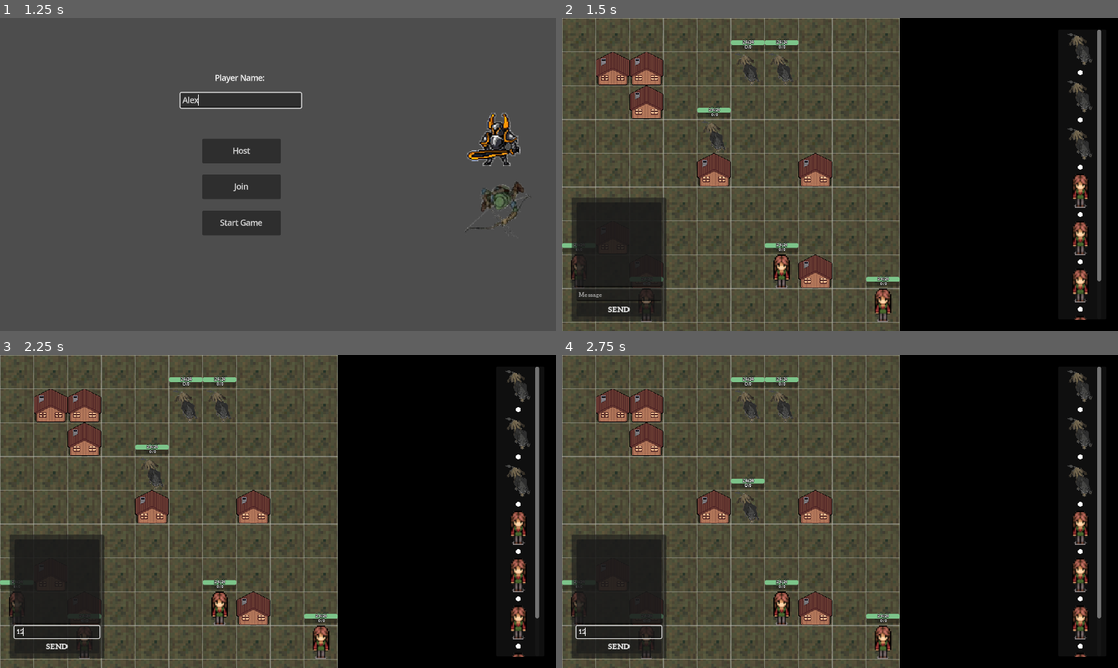
Above: before the commit, frames 1-4 (two rows, left to right).
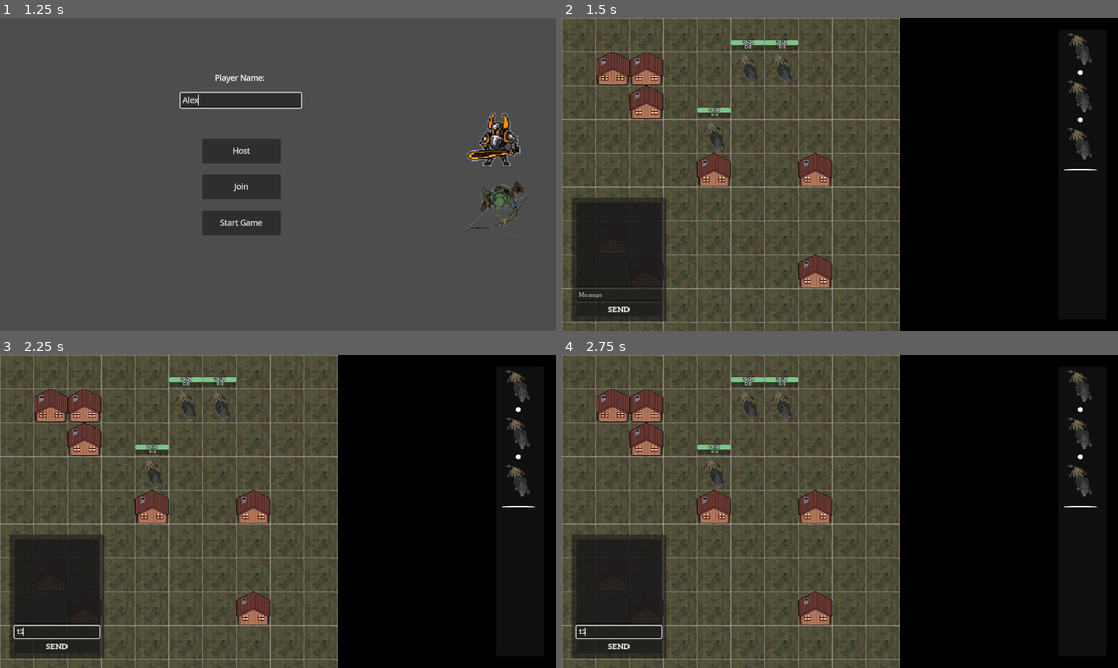
Above: after the commit, the same moments.

Repository: Valar1415/Seed
Game: Godot game, scene res://Utility/Multiplayer Management/MultiplayerController.tscn
The game is run twice, just before and just after one commit, with the same random seed, the same clock (stepped at 60 frames per second) and the same inputs.
Inputs (mouse positions are in pixels of both pictures, inside the frame that each line leads up to):
- Up to frame 1 (1.25 s): click (239, 99) at 0.52 s; type "Alex" at 0.6 s
- Up to frame 2 (1.5 s): click "Start Game" at 1.25 s
- Up to frame 3 (2.25 s): click (55, 633) at 2.02 s; type "12" at 2.1 s
- Up to frame 4 (2.75 s): no input

Frame 1 is identical in both runs. In frame 2, 2.2% of the frame differs, in the area x 0-97%, y 3-98%; in frame 3, 2.1%; in frame 4, 2.6%.
Error after the commit: Invalid access to property or key 'name' on a base object of type 'Nil'. (res://Characters/NPCs/enemy_class.gd:49)

Commit message:
Classes :100:

Diff:
--- /dev/null
+++ b/Characters/NPCs/enemy_class.gd
@@ -0,0 +1,217 @@
+extends Area2D
+class_name Enemy
+
+## SIGNALS
+signal turn_end
+
+## GET NODES
+@onready var tile_map: Node2D = $"../../../TileMap"
+@onready var tileMap_ground: TileMapLayer = $"../../../TileMap/Ground"
+@onready var range: Area2D = $Range
+@onready var allies: Node2D = $"../../Allies"
+
+## ATTACK
+var atk_targets: Array = []
+
+## ATTRIBUTES
+@export var base_movement := 2
+@export var initiative := "1d400"
+@export var max_health := 24
+@export var health := 24
+@export var movement := 2
+@export var rolls := 1
+@export var max_armor: int = 15
+@export var armor: int = 0
+
+## PATHFINDING
+@onready var astar = tile_map.astar
+var path: Array[Vector2i]
+
+func _ready():
+	var closest_tile = tileMap_ground.local_to_map(global_position)
+	global_position = tileMap_ground.map_to_local(closest_tile)
+	set_tilemap_obstacle(true)
+
+#func _unhandled_input(event: InputEvent) -> void: # DEBUG
+	#if event.is_action_pressed("DEBUG_K"):
+		#print("wolf move")
+		#path = tile_map.astar.get_id_path(
+			#tile_map.ground.local_to_map(global_position),
+			#tile_map.ground.local_to_map(player.position)
+		#).slice(1) # Ignore first tile
+		#movement = 2
+		#act()
+
+@rpc("any_peer", "call_local", "reliable")
+func act():
+	set_tilemap_obstacle(false)
+	var target = pick_target()
+	print_rich("[color=red][b]%s:[/b][/color] %s" % ["Enemy target", target.name])
+	get_path_to_target(target)
+	if path.is_empty(): # Do nothing if target inaccessible
+		return
+
+
+	atk_targets.clear()
+	check_atk_targets_in_range()
+	if atk_targets.is_empty():
+		await move()
+
+		atk_targets.clear()
+		check_atk_targets_in_range()
+		if !atk_targets.is_empty(): # If found target, attack
+			await rotate_towards_target(target.global_position)
+			attack(target)
+		else: # Use roll for movement
+			movement = base_movement
+			rolls = 0
+			await move()
+	else:
+		await rotate_towards_target(target.global_position)
+		attack(target)
+
+
+	await get_tree().create_timer(2).timeout
+	set_tilemap_obstacle(true)
+	UiEventBus.turn_end.emit(self)
+	emit_signal("turn_end")
+
+
+func attack(target_enemy):
+	while rolls > 0:
+		var rolled_ability = DiceRoll.roll("1d6")
+		match rolled_ability:
+			1,2,3:
+				pass
+			4,5:
+				pass
+			6:
+				pass
+		rolls -= 1
+		atk_targets.clear()
+		check_atk_targets_in_range()
+		await get_tree().create_timer(0.5).timeout
+
+func move():
+	while movement > 0:
+		if path.size() == 1:
+			break
+		var target_pos = tile_map.ground.map_to_local(path.front()) # For movement
+
+		global_position = target_pos # Move Wolf
+
+
+		await get_tree().create_timer(0.5).timeout
+
+		if global_position == target_pos:
+			path.pop_front()
+			movement -= 1
+
+func check_atk_targets_in_range():
+	var areas = range.get_overlapping_areas()
+	if areas.is_empty():
+		return
+
+	for area in areas:
+		if area.is_in_group("dead") or area.is_in_group("obstacle"):
+			continue
+		else:
+			atk_targets.append(area)
+
+func pick_target():
+	var closest_target = null
+	var closest_distance = INF  # Start with a very large number for comparison
+
+	#var allies = get_tree().get_nodes_in_group("allies")  # Get all allies in the group
+	for ally in allies.get_children():
+		if not ally.is_in_group("dead"):
+			var distance = global_position.distance_to(ally.global_position)
+
+			if distance < closest_distance:  # Compare current ally's distance
+				closest_distance = distance  # Update closest distance
+				closest_target = ally          # Set this ally as the closest one
+
+	return closest_target  # Return the closest ally
+
+func rotate_towards_target(target):
+	var direction = (target - global_position).normalized()
+
+	# Determine the closest cardinal direction
+	var cardinal_direction = Vector2()
+
+	if abs(direction.x) > abs(direction.y):
+		cardinal_direction.x = sign(direction.x)  # Either 1 or -1 for left/right
+	else:
+		cardinal_direction.y = sign(direction.y)  # Either 1 or -1 for up/down
+
+	# Set the rotation based on the cardinal direction
+	if cardinal_direction.x == 1:
+		rotation = 0  # Right
+	elif cardinal_direction.x == -1:
+		rotation = deg_to_rad(180)  # Left
+	elif cardinal_direction.y == 1:
+		rotation = deg_to_rad(90)  # Down
+	elif cardinal_direction.y == -1:
+		rotation = deg_to_rad(-90)  # Up
+
+	rotation += deg_to_rad(-90)
+	await get_tree().create_timer(0.5).timeout
+
+func get_path_to_target(target):
+	path = tile_map.astar.get_id_path(
+		tile_map.ground.local_to_map(global_position),
+		tile_map.ground.local_to_map(target.position)
+	).slice(1) # Ignore first tile
+
+#func act()->void:
+	  #if bSawPlayer:
+		  ## This variable holds an array
+		  ## with the path towards the player.
+		  #var path=global.tilemap.getAStarPath(self.global_position, global.player.global_position)
+		  #if path.size() > 2:
+			  #path.pop_front() # This removes the starting point from the path
+			  #var vTarget=path.pop_front() # This gives us the point towards the enemy should move
+			  #self.moveTo(vTarget)
+		  #else:
+			  ## This "if" checks if the enemy
+			  ## is right next to the player,
+			  ## so that it can attack
+			  #if tilemapAStar.are_points_connected(global.tilemap.getAStarWorldVectorId(self.global_position),global.tilemap.getAStarWorldVectorId(global.player.global_position)):
+				  #self.attack(global.player)
+#
+	#position += Vector2.DOWN * 70
+
+
+func take_damage(amount):
+	if armor > 0:
+		var damage_to_armor = min(amount, armor)  # Reduce only the amount available in armor
+		armor -= damage_to_armor
+		amount -= damage_to_armor
+
+	if amount > 0:
+		health -= amount
+
+	if health <= 0:
+		health = 0
+		%DeathIcon.show()
+	%HealthBar.value = health
+	%HealthLbl.text = str(health, "/", max_health)
+	%ArmorBar.value = armor
+	%ArmorLbl.text = str(armor, "/", max_armor)
+
+## OVO JE BILO ZA RAYCASTTRACKING MOVEMENT
+#var second_pos = tile_map.ground.map_to_local(path[1]) # For attacks
+#raycast.target_position = to_local(second_pos) # Target position for raycast
+#$DebugIcon.global_position = second_pos
+	#raycast.enabled = true
+	#
+	#if raycast.is_colliding(): # Check for valid attack target
+		#var target = raycast.get_collider()
+		#attack(target.position)
+		#print("hello?")
+		#return
+	#raycast.enabled = false
+
+func set_tilemap_obstacle(value):
+	var current_position = tileMap_ground.local_to_map(global_position)
+	astar.set_point_solid(current_position, value)
--- a/Characters/NPCs/wolf.gd
+++ b/Characters/NPCs/wolf.gd
@@ -1,75 +1,4 @@
-extends Area2D
-
-# Get nodes
-@onready var tile_map: Node2D = $"../../../TileMap"
-@onready var tileMap_ground: TileMapLayer = $"../../../TileMap/Ground"
-@onready var range: Area2D = $Range
-@onready var allies: Node2D = $"../../Allies"
-
-# Attack
-var atk_targets: Array = []
-
-# Attributes
-const BASE_MOVEMENT := 2
-@export var initiative := "1d400"
-@export var max_health := 24
-@export var health := 24
-@export var movement := 2
-@export var rolls := 1
-@export var max_armor: int = 15
-@export var armor: int = 0
-
-# Pathfinding
-@onready var astar = tile_map.astar
-var path: Array[Vector2i]
-
-func _ready():
-	var closest_tile = tileMap_ground.local_to_map(global_position)
-	global_position = tileMap_ground.map_to_local(closest_tile)
-	set_tilemap_obstacle(true)
-
-#func _unhandled_input(event: InputEvent) -> void: # DEBUG
-	#if event.is_action_pressed("DEBUG_K"):
-		#print("wolf move")
-		#path = tile_map.astar.get_id_path(
-			#tile_map.ground.local_to_map(global_position),
-			#tile_map.ground.local_to_map(player.position)
-		#).slice(1) # Ignore first tile
-		#movement = 2
-		#act()
-
-@rpc("any_peer", "call_local", "reliable")
-func act():
-	set_tilemap_obstacle(false)
-	var target = pick_target()
-	print_rich("[color=red][b]%s:[/b][/color] %s" % ["Enemy target", target.name])
-	get_path_to_target(target)
-	if path.is_empty(): # Do nothing if target inaccessible
-		return
-
-
-	atk_targets.clear()
-	check_atk_targets_in_range()
-	if atk_targets.is_empty():
-		await move()
-
-		atk_targets.clear()
-		check_atk_targets_in_range()
-		if !atk_targets.is_empty(): # If found target, attack
-			await rotate_towards_target(target.global_position)
-			attack(target)
-		else: # Use roll for movement
-			movement = BASE_MOVEMENT
-			rolls = 0
-			await move()
-	else:
-		await rotate_towards_target(target.global_position)
-		attack(target)
-
-
-	await get_tree().create_timer(2).timeout
-	set_tilemap_obstacle(true)
-	UiEventBus.turn_end.emit(self)
+extends Enemy
 
 
 func attack(target_enemy):
@@ -92,131 +21,3 @@
 		atk_targets.clear()
 		check_atk_targets_in_range()
 		await get_tree().create_timer(0.5).timeout
-
-
-func move():
-	while movement > 0:
-		if path.size() == 1:
-			break
-		var target_pos = tile_map.ground.map_to_local(path.front()) # For movement
-
-		global_position = target_pos # Move Wolf
-
-
-		await get_tree().create_timer(0.5).timeout
-
-		if global_position == target_pos:
-			path.pop_front()
-			movement -= 1
-
-
-func check_atk_targets_in_range():
-	var areas = range.get_overlapping_areas()
-	if areas.is_empty():
-		return
-
-	for area in areas:
-		if area.is_in_group("dead") or area.is_in_group("obstacle"):
-			continue
-		else:
-			atk_targets.append(area)
-
-func pick_target():
-	var closest_target = null
-	var closest_distance = INF  # Start with a very large number for comparison
-
-	#var allies = get_tree().get_nodes_in_group("allies")  # Get all allies in the group
-	for ally in allies.get_children():
-		if not ally.is_in_group("dead"):
-			var distance = global_position.distance_to(ally.global_position)
-
-			if distance < closest_distance:  # Compare current ally's distance
-				closest_distance = distance  # Update closest distance
-				closest_target = ally          # Set this ally as the closest one
-
-	return closest_target  # Return the closest ally
-
-func rotate_towards_target(target):
-	var direction = (target - global_position).normalized()
-
-	# Determine the closest cardinal direction
-	var cardinal_direction = Vector2()
-
-	if abs(direction.x) > abs(direction.y):
-		cardinal_direction.x = sign(direction.x)  # Either 1 or -1 for left/right
-	else:
-		cardinal_direction.y = sign(direction.y)  # Either 1 or -1 for up/down
-
-	# Set the rotation based on the cardinal direction
-	if cardinal_direction.x == 1:
-		rotation = 0  # Right
-	elif cardinal_direction.x == -1:
-		rotation = deg_to_rad(180)  # Left
-	elif cardinal_direction.y == 1:
-		rotation = deg_to_rad(90)  # Down
-	elif cardinal_direction.y == -1:
-		rotation = deg_to_rad(-90)  # Up
-
-	rotation += deg_to_rad(-90)
-	await get_tree().create_timer(0.5).timeout
-
-func get_path_to_target(target):
-	path = tile_map.astar.get_id_path(
-		tile_map.ground.local_to_map(global_position),
-		tile_map.ground.local_to_map(target.position)
-	).slice(1) # Ignore first tile
-
-
-#func act()->void:
-	  #if bSawPlayer:
-		  ## This variable holds an array
-		  ## with the path towards the player.
-		  #var path=global.tilemap.getAStarPath(self.global_position, global.player.global_position)
-		  #if path.size() > 2:
-			  #path.pop_front() # This removes the starting point from the path
-			  #var vTarget=path.pop_front() # This gives us the point towards the enemy should move
-			  #self.moveTo(vTarget)
-		  #else:
-			  ## This "if" checks if the enemy
-			  ## is right next to the player,
-			  ## so that it can attack
-			  #if tilemapAStar.are_points_connected(global.tilemap.getAStarWorldVectorId(self.global_position),global.tilemap.getAStarWorldVectorId(global.player.global_position)):
-				  #self.attack(global.player)
-#
-	#position += Vector2.DOWN * 70
-
-func take_damage(amount):
-	if armor > 0:
-		var damage_to_armor = min(amount, armor)  # Reduce only the amount available in armor
-		armor -= damage_to_armor
-		amount -= damage_to_armor
-
-	if amount > 0:
-		health -= amount
-
-	if health <= 0:
-		health = 0
-		%DeathIcon.show()
-	%HealthBar.value = health
-	%HealthLbl.text = str(health, "/", max_health)
-	%ArmorBar.value = armor
-	%ArmorLbl.text = str(armor, "/", max_armor)
-
-
-
-## OVO JE BILO ZA RAYCASTTRACKING MOVEMENT
-#var second_pos = tile_map.ground.map_to_local(path[1]) # For attacks
-#raycast.target_position = to_local(second_pos) # Target position for raycast
-#$DebugIcon.global_position = second_pos
-	#raycast.enabled = true
-	#
-	#if raycast.is_colliding(): # Check for valid attack target
-		#var target = raycast.get_collider()
-		#attack(target.position)
-		#print("hello?")
-		#return
-	#raycast.enabled = false
-
-func set_tilemap_obstacle(value):
-	var current_position = tileMap_ground.local_to_map(global_position)
-	astar.set_point_solid(current_position, value)
--- /dev/null
+++ b/Characters/PCs/Knighter.gd
@@ -0,0 +1,90 @@
+extends Player
+
+
+func execute_ability(ability: Abilities, target_pos: Vector2, target_enemy) -> void:
+	print("Ability executed at position: ", target_pos)
+	print("target enemy name: ", target_enemy)
+	match ability:
+		Abilities.A1:
+			var damage = roll_dice("1d12 + 1d6")
+			if target_enemy != null:
+				target_enemy.take_damage(damage)
+			rolls -= 1
+		Abilities.A2:
+			var damage = roll_dice("3d4")
+			var armor_ = roll_dice("2d6")
+			if target_enemy != null:
+				target_enemy.take_damage(damage)
+			gain_armor(armor_)
+			rolls -= 1
+		Abilities.A3:
+			var shield_icon = debuffIcon.instantiate()
+			%Buffs.add_child(shield_icon)
+			shield_icon.texture = load("res://temp/Shield.png")
+			rolls -= 1
+		Abilities.A4:
+			var damage = roll_dice("1d12 + 1d6")
+			if target_enemy != null:
+				target_enemy.take_damage(damage)
+			rolls -= 1
+		Abilities.A5:
+			var armor_ = roll_dice("4d6")
+			gain_armor(armor_)
+			rolls -= 1
+		Abilities.A6:
+			var damage = roll_dice("2d8 + 1d10 + 1d4")
+			if target_enemy != null:
+				target_enemy.take_damage(damage)
+			rolls -= 1
+
+
+## ABILITIES
+
+func _on_a_1_pressed() -> void:
+	#world.roll_dice("1d12 + 1d6")
+	target_icon.visible = true
+	targeting_active = true
+	current_ability = Abilities.A1
+
+func _on_a_2_pressed() -> void:
+	target_icon.visible = true
+	targeting_active = true
+	current_ability = Abilities.A2
+
+func _on_a_3_pressed() -> void:
+	current_ability = Abilities.A3
+	if rolls > 0 and turn:
+		execute_ability(current_ability, Vector2(0,0), Vector2(0,0))
+	pass
+
+func _on_a_4_pressed() -> void:
+	target_icon.visible = true
+	targeting_active = true
+	current_ability = Abilities.A4
+
+func _on_a_5_pressed() -> void:
+	current_ability = Abilities.A5
+	if rolls > 0 and turn:
+		execute_ability(current_ability, Vector2(0,0), Vector2(0,0))
+	pass
+
+func _on_a_6_pressed() -> void:
+	current_ability = Abilities.A6
+	target_icon.visible = true
+	targeting_active = true
+	pass
+
+
+## SIGNALS
+
+func _on_end_turn_button_pressed() -> void:
+	end_turn_button.disabled = true
+	UiEventBus.turn_end.emit(self)
+	emit_signal("turn_end")
+
+
+func _on_message_focus_entered() -> void:
+	chat_inactive = false
+
+func _on_message_focus_exited() -> void:
+	chat_inactive = true
--- a/Characters/PCs/player.tscn
+++ b/Characters/PCs/player.tscn
@@ -1,7 +1,7 @@
 [gd_scene load_steps=14 format=3 uid="uid://dtvrsm7py3m6y"]
 
 [ext_resource type="Texture2D" uid="uid://b3442xm58r22h" path="res://Characters/PCs/Knighter.png" id="1_ccq13"]
-[ext_resource type="Script" path="res://Characters/PCs/player.gd" id="1_e5ccn"]
+[ext_resource type="Script" path="res://Characters/PCs/Knighter.gd" id="1_e5ccn"]
 [ext_resource type="Texture2D" uid="uid://xgnsofidqvkm" path="res://temp/Target.png" id="3_57v36"]
 [ext_resource type="Script" path="res://Characters/PCs/camera_2d.gd" id="3_au01q"]
 [ext_resource type="FontFile" uid="uid://cv44u08rsmf26" path="res://temp/Aleo-Black.ttf" id="4_8d8qb"]
@@ -50,7 +50,7 @@
 corner_radius_bottom_right = 4
 corner_radius_bottom_left = 4
 
-[node name="Player" type="Area2D" groups=["player"]]
+[node name="Knighter" type="Area2D" groups=["player"]]
 z_index = 5
 collision_mask = 6
 script = ExtResource("1_e5ccn")
--- a/Characters/PCs/player.gd
+++ b/Characters/PCs/player_class.gd
@@ -1,4 +1,8 @@
 extends Area2D
+class_name Player
+
+## SIGNALS
+signal turn_end
 
 ## MULTIPLAYER
 @onready var authority = get_multiplayer_authority() == multiplayer.get_unique_id()
@@ -12,7 +16,6 @@
 ## GET NODES
 @onready var enemies: Array = $"../../Enemies".get_children()
 @onready var sprite: Sprite2D = $Sprite2D
-
 
 ## ENVIRONMENT
 @onready var tile_map: Node2D = $"../../../TileMap"
@@ -59,9 +62,6 @@
 var targeting_active: bool = false
 var dice_result: int = 0
 
-
-
-
 func _ready() -> void:
 	await get_tree().process_frame
 
@@ -76,9 +76,9 @@
 	$Camera2D.position = global_position
 	%lblPlayerName.text = name #set name to playerID
 
+
 	if is_multiplayer_authority():
 		reveal_local_UI()
-
 
 func _process(_delta) -> void:
 	var n = calculate_mouse_pos()
@@ -133,7 +133,7 @@
 				var range_atk_collider = raycast.get_collider()
 
 				# Execute the ability with the target tile position
-				if !range_atk_collider.is_in_group("obstacle"): # Check if ranged attack is blocked
+				if range_atk_collider == null or !range_atk_collider.is_in_group("obstacle"): # Check if ranged attack is blocked
 					if rolls > 0:
 							execute_ability(current_ability, target_pos, target_enemy)
 
@@ -171,43 +171,23 @@
 	global_position = tileMap_ground.map_to_local(target_tile)
 	movement -= 1
 
+
 func execute_ability(ability: Abilities, target_pos: Vector2, target_enemy) -> void:
 	print("Ability executed at position: ", target_pos)
 	print("target enemy name: ", target_enemy)
 	match ability:
 		Abilities.A1:
-			var damage = roll_dice("1d12 + 1d6")
-			if target_enemy != null:
-				target_enemy.take_damage(damage)
-			rolls -= 1
+			pass
 		Abilities.A2:
-			var damage = roll_dice("3d4")
-			var armor_ = roll_dice("2d6")
-			if target_enemy != null:
-				target_enemy.take_damage(damage)
-			gain_armor(armor_)
-			rolls -= 1
+			pass
 		Abilities.A3:
-			var shield_icon = debuffIcon.instantiate()
-			%Buffs.add_child(shield_icon)
-			shield_icon.texture = load("res://temp/Shield.png")
-			rolls -= 1
+			pass
 		Abilities.A4:
-			var damage = roll_dice("1d12 + 1d6")
-			if target_enemy != null:
-				target_enemy.take_damage(damage)
-			rolls -= 1
+			pass
 		Abilities.A5:
-			var armor_ = roll_dice("4d6")
-			gain_armor(armor_)
-			rolls -= 1
+			pass
 		Abilities.A6:
-			var damage = roll_dice("2d8 + 1d10 + 1d4")
-			if target_enemy != null:
-				target_enemy.take_damage(damage)
-			rolls -= 1
-
-
+			pass
 
 
 ## ATTRIBUTES
@@ -244,50 +224,6 @@
 	%ArmorLbl.text = str(armor, "/", max_armor)
 
 
-
-## ABILITIES
-
-func roll_dice(dice):
-	var result = DiceRoll.roll(dice)
-	print(result)
-	if result != 0:
-		world.type_dice_result(result)
-		return result
-
-func _on_a_1_pressed() -> void:
-	#world.roll_dice("1d12 + 1d6")
-	target_icon.visible = true
-	targeting_active = true
-	current_ability = Abilities.A1
-
-func _on_a_2_pressed() -> void:
-	target_icon.visible = true
-	targeting_active = true
-	current_ability = Abilities.A2
-
-func _on_a_3_pressed() -> void:
-	current_ability = Abilities.A3
-	if rolls > 0:
-		execute_ability(current_ability, Vector2(0,0), Vector2(0,0))
-	pass
-
-func _on_a_4_pressed() -> void:
-	target_icon.visible = true
-	targeting_active = true
-	current_ability = Abilities.A4
-
-func _on_a_5_pressed() -> void:
-	current_ability = Abilities.A5
-	if rolls > 0:
-		execute_ability(current_ability, Vector2(0,0), Vector2(0,0))
-	pass
-
-func _on_a_6_pressed() -> void:
-	current_ability = Abilities.A6
-	target_icon.visible = true
-	targeting_active = true
-	pass
-
 ## MISC
 
 func find_enemy_on_tile(tile_pos: Vector2) -> Node:
@@ -317,15 +253,9 @@
 	$GUI_Local.show()
 
 
-## SIGNALS
-
-func _on_end_turn_button_pressed() -> void:
-	end_turn_button.disabled = true
-	UiEventBus.turn_end.emit(self)
-
-
-func _on_message_focus_entered() -> void:
-	chat_inactive = false
-
-func _on_message_focus_exited() -> void:
-	chat_inactive = true
+func roll_dice(dice):
+	var result = DiceRoll.roll(dice)
+	print(result)
+	if result != 0:
+		world.type_dice_result(result)
+		return result
--- a/Utility/Initiative Bar/TurnManager/initiative_manager.gd
+++ b/Utility/Initiative Bar/TurnManager/initiative_manager.gd
@@ -9,6 +9,7 @@
 func _ready() -> void:
 	if multiplayer.is_server():
 		emit_inititative_order()
+
 
 func emit_inititative_order():
 	await get_tree().process_frame
@@ -41,11 +42,11 @@
 			print(character["name"], " initiative: ", character["initiative"])
 			enemy_turn_start(character)
 			character.act.rpc()  # Call the act function on the active character
-			await UiEventBus.turn_end # Wait before the next turn
+			await character.turn_end # Wait before the next turn
 			print("Passed await, Wolf")
 		elif character.is_in_group("player"):
 			ally_turn_start.rpc_id(character.player_id, character.name)
-			await UiEventBus.turn_end
+			await character.turn_end
 			print("Passed await, Player")
 			character.turn = false
 	start_turns()
--- a/world.tscn
+++ b/world.tscn
@@ -9,7 +9,6 @@
 [ext_resource type="Script" path="res://AStar_Pathfinding.gd" id="2_ovv0h"]
 [ext_resource type="Script" path="res://Utility/Initiative Bar/TurnManager/initiative_manager.gd" id="3_r5ven"]
 [ext_resource type="PackedScene" uid="uid://datrxqa6qokki" path="res://Characters/NPCs/wolf.tscn" id="5_8ysdf"]
-[ext_resource type="PackedScene" uid="uid://bebcs2jivdy82" path="res://Characters/NPCs/npc.tscn" id="8_gpimd"]
 [ext_resource type="FontFile" uid="uid://cv44u08rsmf26" path="res://temp/Aleo-Black.ttf" id="11_8jqm7"]
 [ext_resource type="Script" path="res://Utility/Initiative Bar/TurnManager/UIInitiativeBar.gd" id="11_txjda"]
 [ext_resource type="PackedScene" uid="uid://c3fvwrbvnqvsr" path="res://Utility/Initiative Bar/IntPlaceholderSprite.tscn" id="12_ia5ej"]
@@ -55,17 +54,6 @@
 position = Vector2(452, 126)
 
 [node name="Allies" type="Node2D" parent="Combatants"]
-
-[node name="NPC" parent="Combatants/Allies" instance=ExtResource("8_gpimd")]
-
-[node name="NPC2" parent="Combatants/Allies" instance=ExtResource("8_gpimd")]
-position = Vector2(179, 596)
-
-[node name="NPC3" parent="Combatants/Allies" instance=ExtResource("8_gpimd")]
-position = Vector2(670, 605)
-
-[node name="NPC4" parent="Combatants/Allies" instance=ExtResource("8_gpimd")]
-position = Vector2(34, 524)
 
 [node name="SpawnPoints" type="Node2D" parent="."]
 
Not shown: 1 places in world.tscn that only renumber resources
